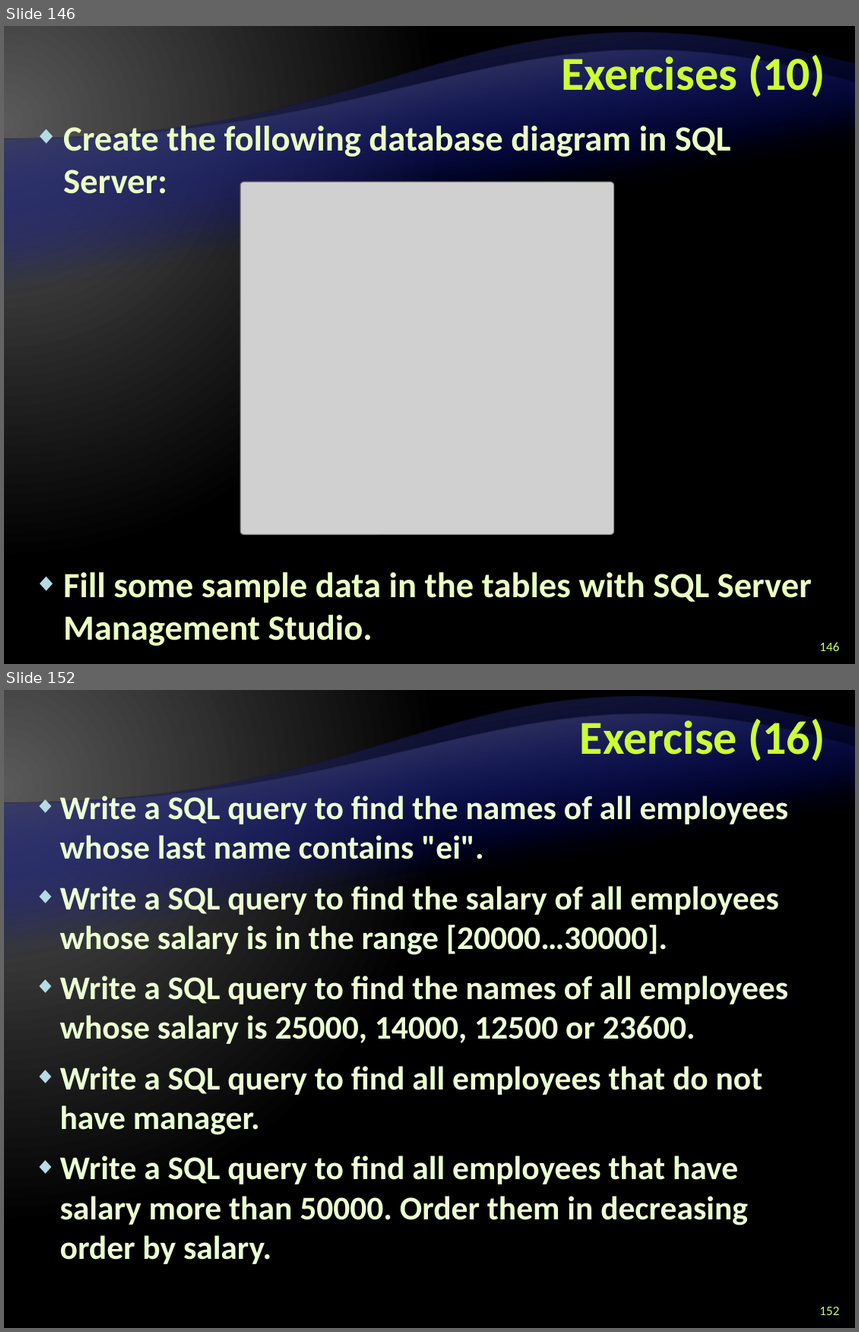
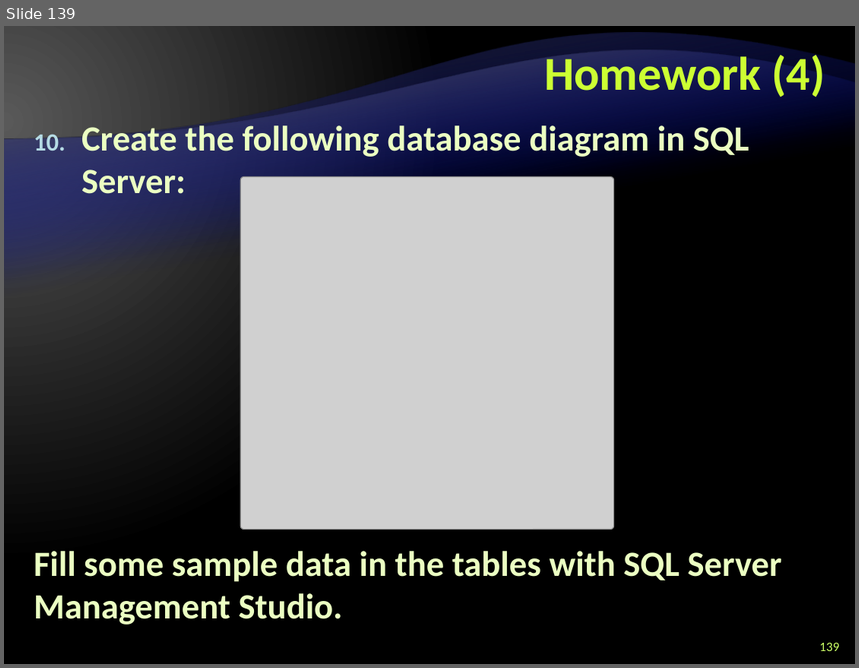
Before and after one commit to Lockheed01/aspnet-mvc-course, a slide deck: Lectures/5. Databases, SQL and MS SQL Server/Databases, SQL and MS SQL Server.pptx. Shown one above the other, each under a label of ours: slides 146 and 152 before the commit, slide 139 after it; the slides between them are not shown. The pictures are 859x1332 and 859x668 pixels, drawn with LibreOffice and Linux fonts; fonts in the diff are those of the drawing; grey boxes stand for pictures; background and template pictures are left out. Boxes give left, top, right and bottom in pixels: in the first picture for what was removed or moved away, otherwise in the second. Text is boxed around its words. In the diff, an @@ line names an element or a change of style, - is before the commit and + after.

```diff
--- a/Lectures/5. Databases, SQL and MS SQL Server/Databases, SQL and MS SQL Server.pptx
+++ b/Lectures/5. Databases, SQL and MS SQL Server/Databases, SQL and MS SQL Server.pptx
@@ slide 152 removed at (x1=4, y1=690, x2=855, y2=1328), background gradient #595959 to #000000; not listed: 2 template elements that a slide beside it also shows @@
@@ title removed at (x1=580, y1=714, x2=826, y2=761) @@
-Exercise (16)
@@ text removed at (x1=60, y1=792, x2=789, y2=1265) @@
-◆ Write a SQL query to find the names of all employees whose last name contains "ei".
-◆ Write a SQL query to find the salary of all employees whose salary is in the range [20000…30000].
-◆ Write a SQL query to find the names of all employees whose salary is 25000, 14000, 12500 or 23600.
-◆ Write a SQL query to find all employees that do not have manager.
-◆ Write a SQL query to find all employees that have salary more than 50000. Order them in decreasing order by salary.
@@ page number removed at (x1=819, y1=1307, x2=839, y2=1315) @@
-152
@@ what was slide 146 is now slide 139 @@
@@ slide 139 changed as well @@
@@ title at (x1=544, y1=50, x2=826, y2=97): text changed @@
-Exercises (10)
+Homework (4)
@@ text "Create the following database diagram ..." at (x1=34, y1=121, x2=782, y2=625): bullet ◆ to 1.; line spacing 1 to 36pt; bullet ◆ to none @@
@@ picture moved from (x1=240, y1=182, x2=614, y2=534) to (x1=240, y1=176, x2=614, y2=529) @@
@@ page number at (x1=819, y1=643, x2=839, y2=651): text changed @@
-146
+139
```
Also in this commit, not shown: 3 other slides changed, 13 other slides removed.
